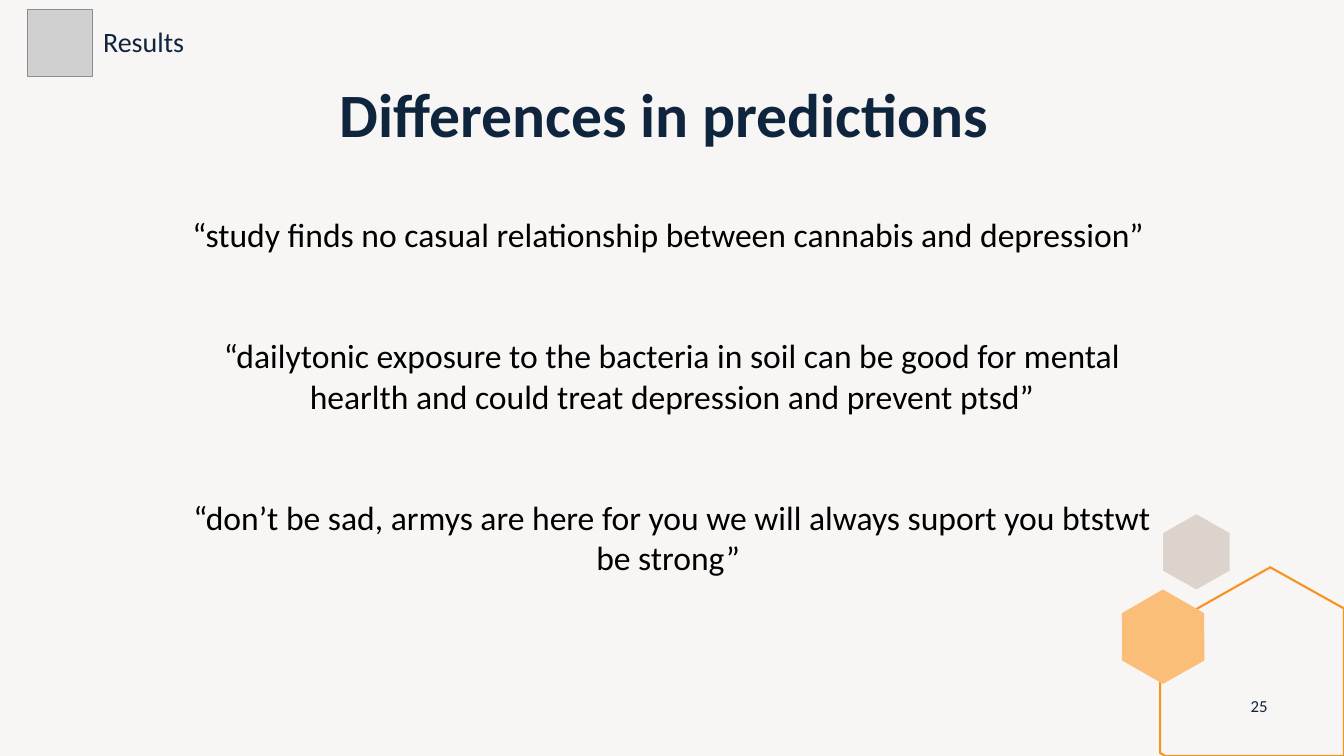
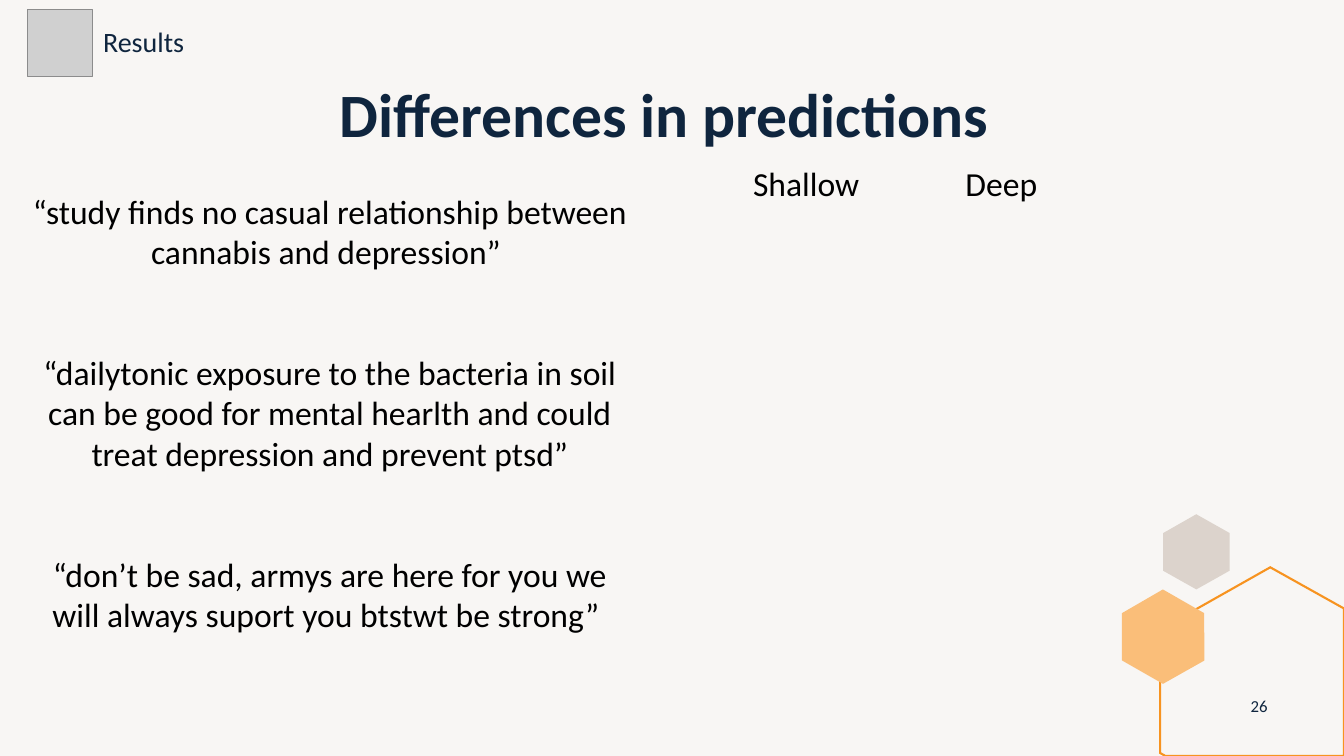
Before and after one commit to marti1999/TFG, a slide deck: slide 26 of informes/entrega final/presentation.pptx (slide 25 before the commit). Drawn at 1344x756 pixels with LibreOffice and Linux fonts; fonts in the diff are those of the drawing; grey boxes stand for pictures. Boxes give left, top, right and bottom in pixels: in the first picture for what was removed or moved away, otherwise in the second. Text is boxed around its words. In the diff, an @@ line names an element or a change of style, - is before the commit and + after.

```diff
--- a/informes/entrega final/presentation.pptx
+++ b/informes/entrega final/presentation.pptx
@@ text added at <box>753,172,1037,202</box>, 24 pt, text #000000 @@
+Shallow Deep
@@ text "“study finds no casual relationship ..." rewrapped from <box>192,223,1150,576</box> to <box>33,200,626,633</box> @@
@@ page number at <box>1251,700,1268,712</box>: text changed @@
-25
+26
```
Also in this commit, not shown: 4 other slides changed, 1 slide added, 1 other file.
